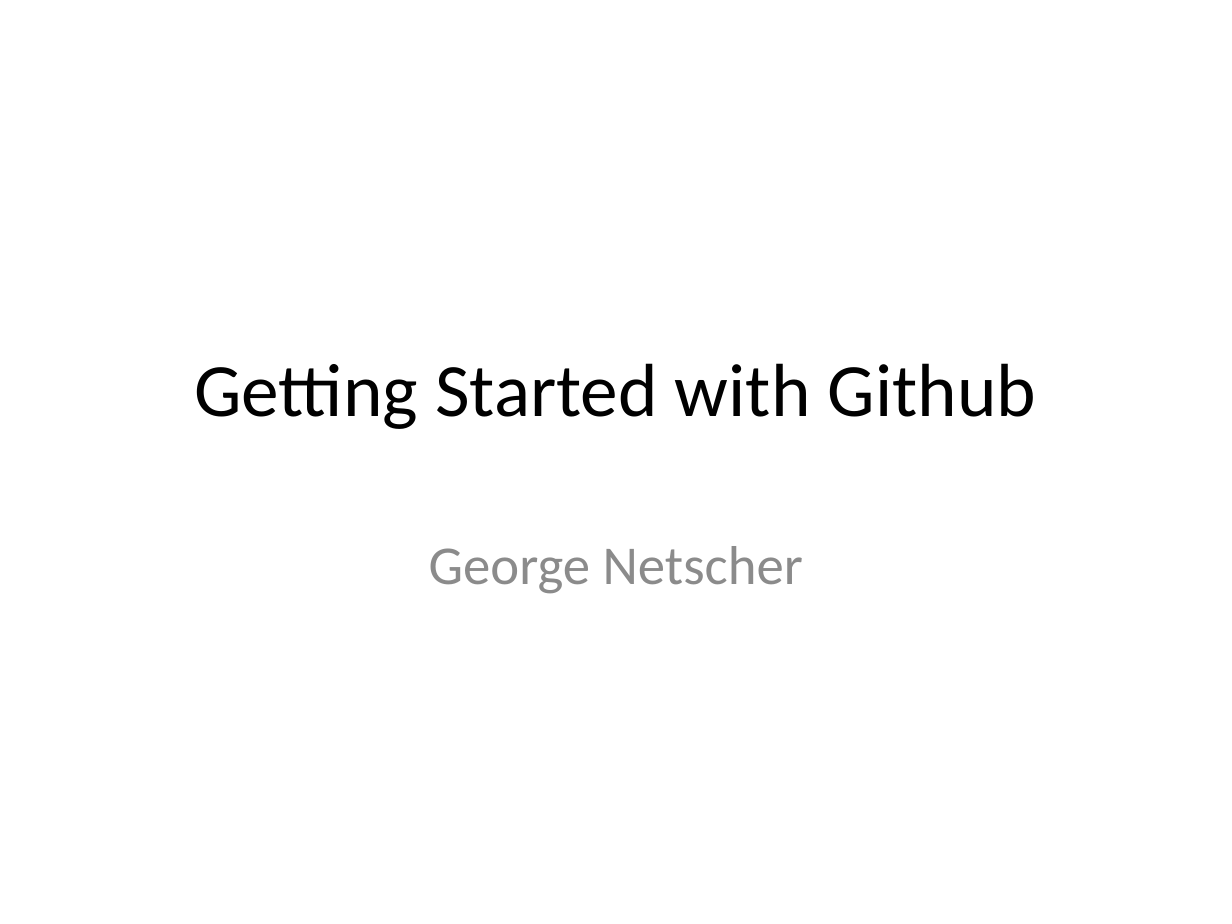
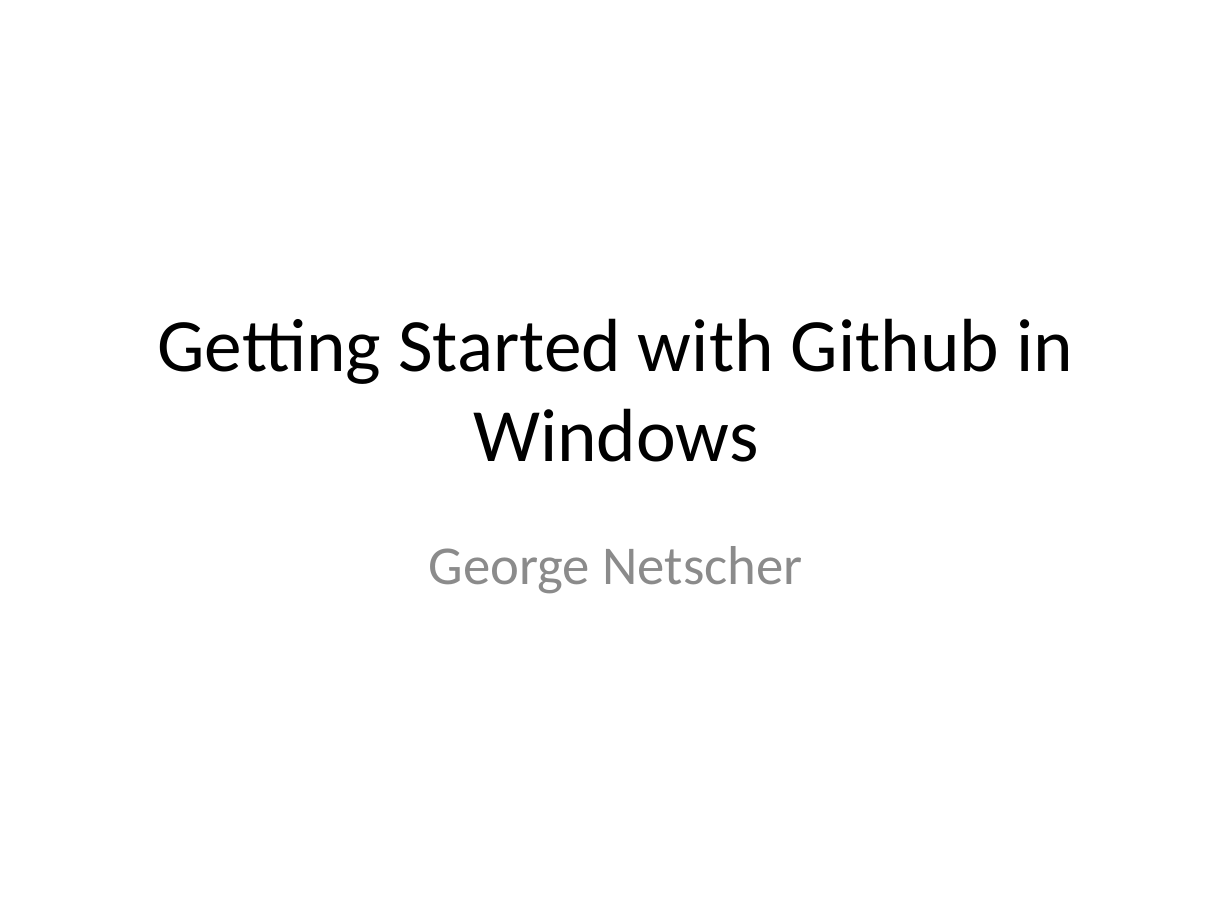
Before and after one commit to heejong/HostPC, a slide deck: slide 1 of Getting Started/Getting Started with Github.pptx. Drawn at 1232x924 pixels with LibreOffice and Linux fonts; fonts in the diff are those of the drawing. Boxes give left, top, right and bottom in pixels: in the first picture for what was removed or moved away, otherwise in the second. Text is boxed around its words. In the diff, an @@ line names an element or a change of style, - is before the commit and + after.

Commit message:
updated windows/github getting started guide

```diff
--- a/Getting Started/Getting Started with Github.pptx
+++ b/Getting Started/Getting Started with Github.pptx
@@ title at (158,318,1073,462): text changed @@
-Getting Started with Github
+Getting Started with Github in Windows
```
Also in this commit, not shown: 1 other slide changed, 6 slides added.
